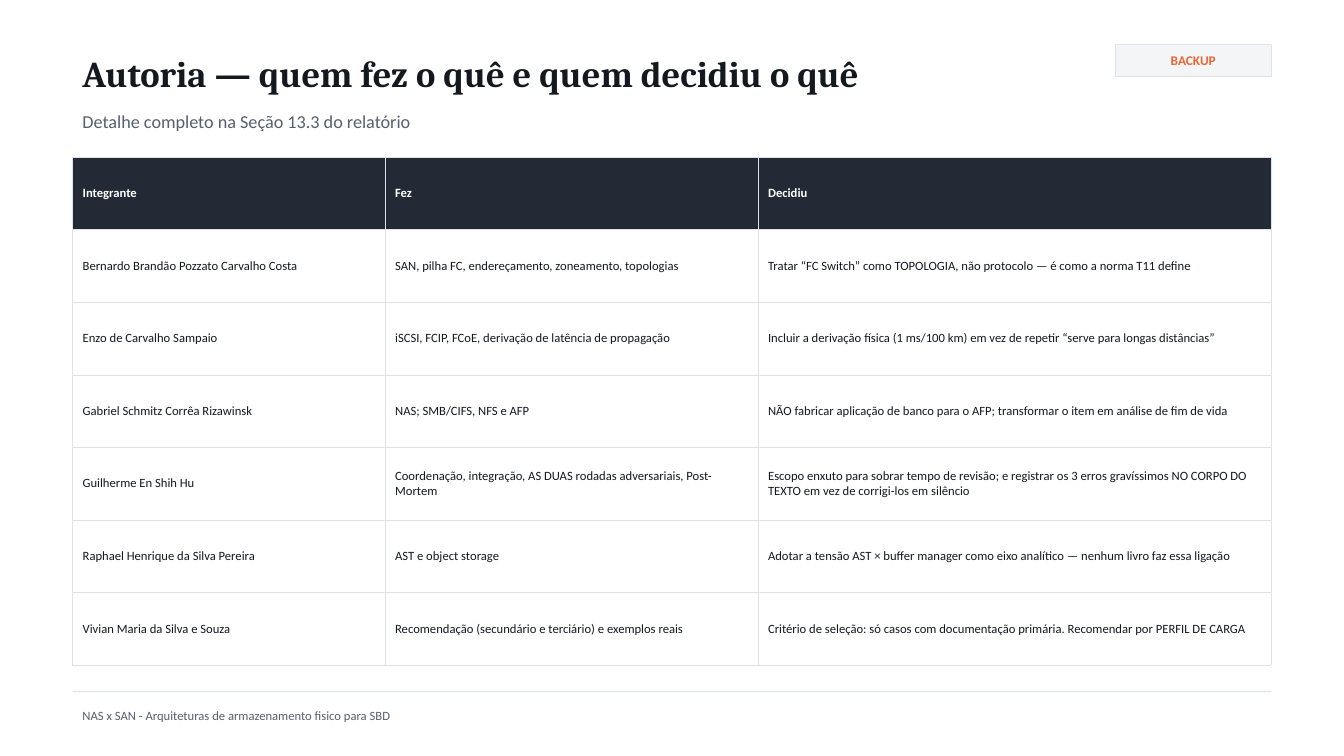
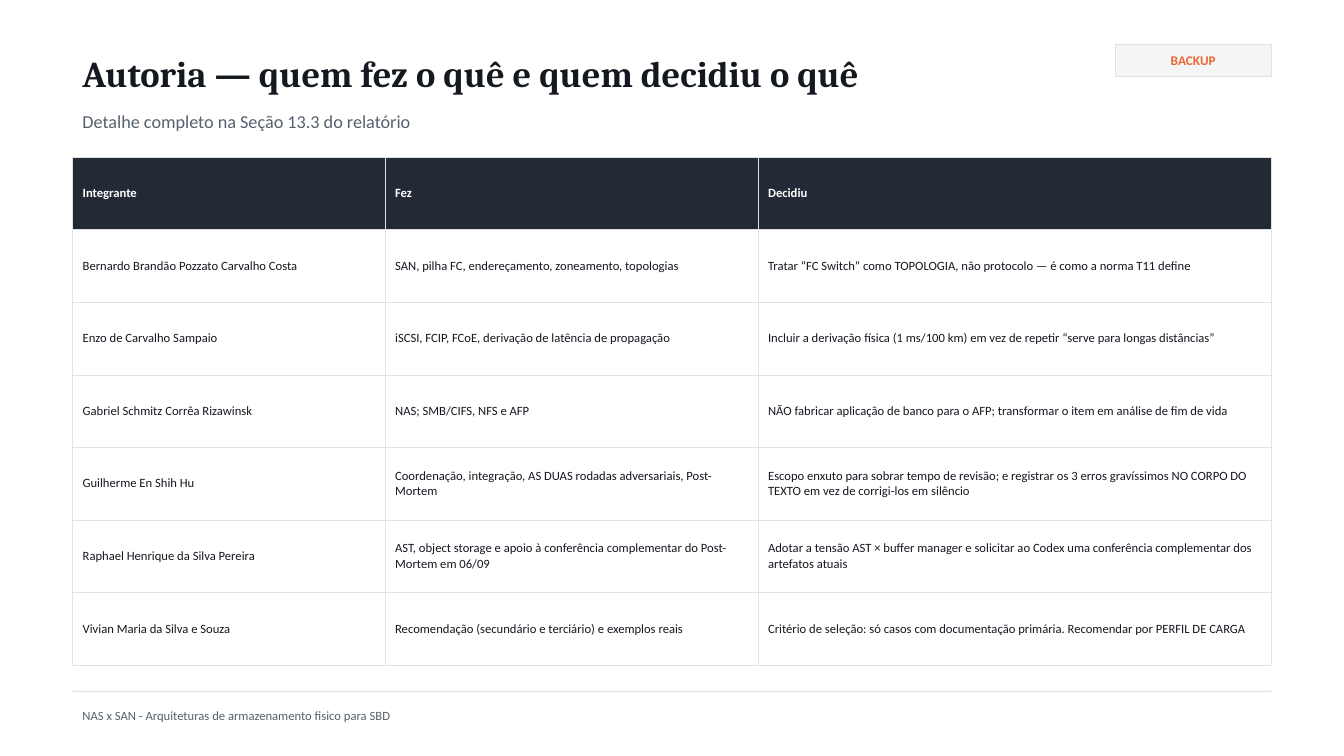
Before and after one commit to guilherme-hu/Trabalho-CBD, a slide deck: slide 38 of NAS, SAN e AST/Slides_NAS_SAN_Armazenamento_SBD.pptx. Drawn at 1344x756 pixels with LibreOffice and Linux fonts; fonts in the diff are those of the drawing. Boxes give left, top, right and bottom in pixels: in the first picture for what was removed or moved away, otherwise in the second. Text is boxed around its words. In the diff, an @@ line names an element or a change of style, - is before the commit and + after.

Commit message:
Finaliza relatorios, slides e Post-Mortem

```diff
--- a/NAS, SAN e AST/Slides_NAS_SAN_Armazenamento_SBD.pptx
+++ b/NAS, SAN e AST/Slides_NAS_SAN_Armazenamento_SBD.pptx
@@ table at [73, 157, 1271, 639] @@
-row 6, column 2: AST e object storage
+row 6, column 2: AST, object storage e apoio à conferência complementar do Post-Mortem em 06/09
-row 6, column 3: Adotar a tensão AST × buffer manager como eixo analítico — nenhum livro faz essa ligação
+row 6, column 3: Adotar a tensão AST × buffer manager e solicitar ao Codex uma conferência complementar dos artefatos atuais
```
Also in this commit, not shown: 25 other files.
